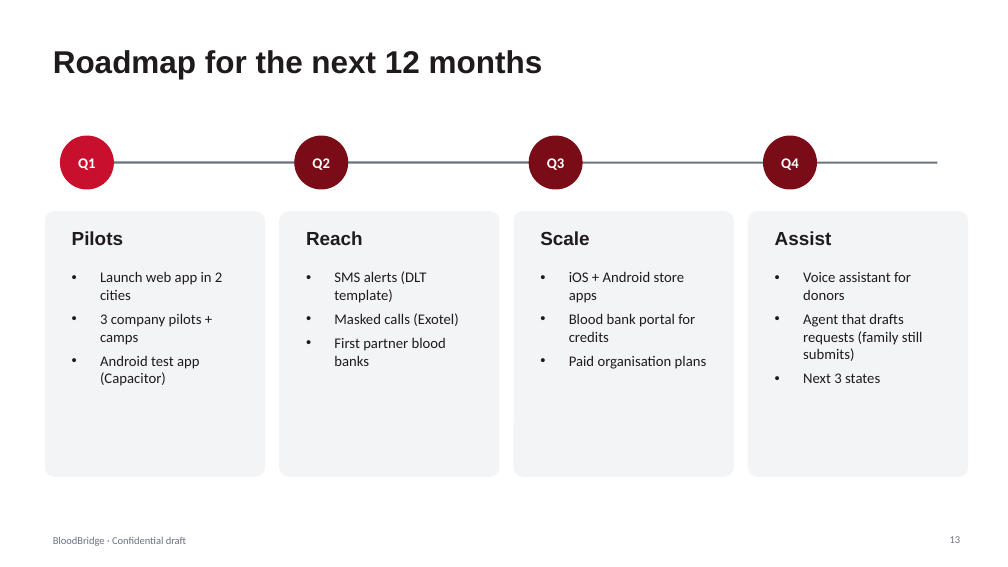
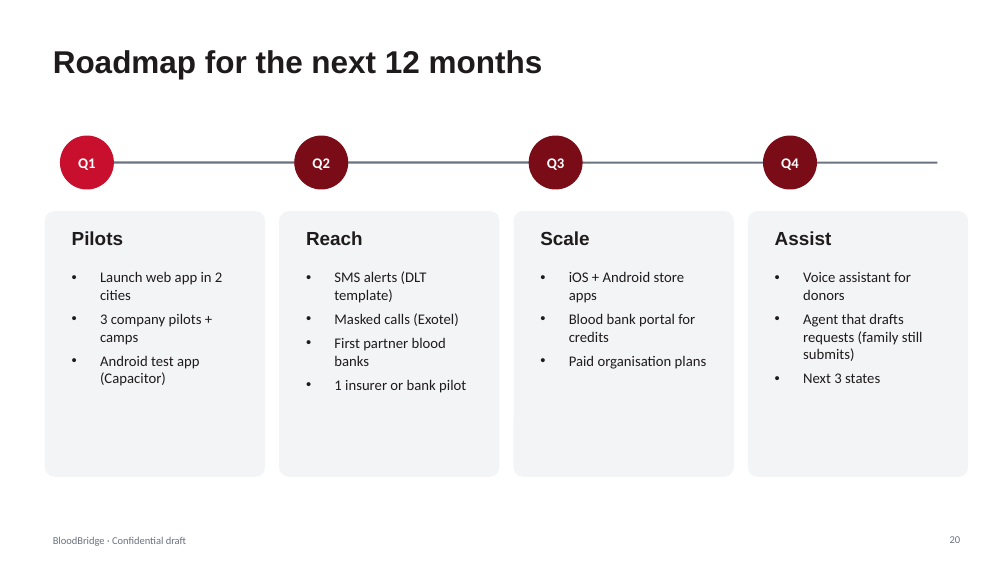
Before and after one commit to vijaygajjarapu/BloodBridge, a slide deck: slide 20 of docs/BloodBridge_Investor_Pitch_BRD.pptx (slide 13 before the commit). Drawn at 1008x567 pixels with LibreOffice and Linux fonts; fonts in the diff are those of the drawing. Boxes give left, top, right and bottom in pixels: in the first picture for what was removed or moved away, otherwise in the second. Text is boxed around its words. In the diff, an @@ line names an element or a change of style, - is before the commit and + after.

```diff
--- a/docs/BloodBridge_Investor_Pitch_BRD.pptx
+++ b/docs/BloodBridge_Investor_Pitch_BRD.pptx
@@ text at [334,379,466,393]: paragraph added @@
+• 1 insurer or bank pilot
@@ page number at [950,536,961,543]: text changed @@
-13
+20
```
Also in this commit, not shown: 3 other slides changed, 7 slides added, 25 other files.
